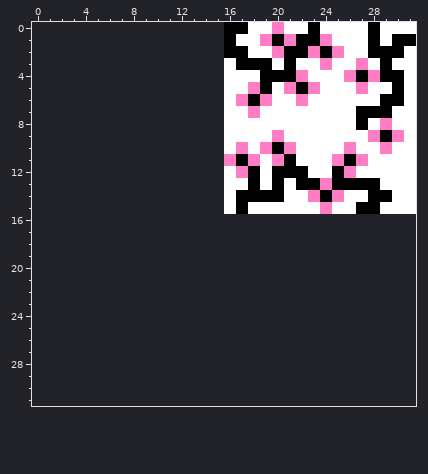
A pixel-art sprite gets an edit: samples/flowers.png. That is the earlier state.
The file is 16x16 pixels. The old version is drawn lined up with the new one, on the new canvas.
Now the later version:
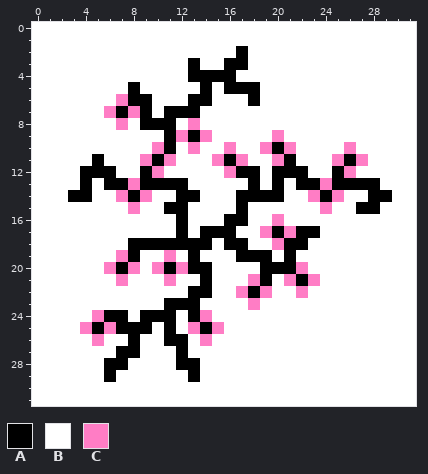
Palette (. is transparent): A #000000  B #ffffff  C #ff7dc5
Change:
canvas 16x16 -> 32x32, the old top-left corner now at 16,0
Changed rows in their new state; - is an unchanged pixel.
first column x 0:
 0 BBBBBBBBBBBBBBBBBB--B--B----B---
 1 BBBBBBBBBBBBBBBBB--BBBBBB---B-BB
 2 BBBBBBBBBBBBBBBBB---BBBBBB--BBB-
 3 BBBBBBBBBBBBBABBA-BB-B--B--B-B--
 4 BBBBBBBBBBBBBAAAA--BBBB---BBBBB-
 5 BBBBBBBBABBBBBABAAAB-BBB---B--B-
 6 BBBBBBBCAABBBAAB-B-B--B------BB-
 7 BBBBBBCACABAAABB--B--------BBB--
 8 BBBBBBBCBAAABCBB-----------B-B--
 9 BBBBBBBBBBBACACB------------BBB-
10 BBBBBBBBBBCABCBBCB-----------B--
11 BBBBBABBBCACBBBCACB-------------
12 BBBBAAABBACBBBBBCA--------------
13 BBBBABAACAAAABBB----------------
14 BBBAABBCACBBAABB----------------
15 BBBBBBBBCBBAABBB----------------
16 BBBBBBBBBBBBABBBAABBCBBBBBBBBBBB
17 BBBBBBBBBBBBABAAABBCACAABBBBBBBB
18 BBBBBBBBAAAAAAABAABBCAABBBBBBBBB
19 BBBBBBBCABBCBABBBAAABABBBBBBBBBB
20 BBBBBBCACBCACAABBBBAAACBBBBBBBBB
21 BBBBBBBCBBBCBBABBBCABCACBBBBBBBB
22 BBBBBBBBBBBBBAABBCACBBCBBBBBBBBB
23 BBBBBBBBBBBAAABBBBCBBBBBBBBBBBBB
24 BBBBBCAABAAABACBBBBBBBBBBBBBBBBB
25 BBBBCACAAABABCACBBBBBBBBBBBBBBBB
26 BBBBBCBBABBAABCBBBBBBBBBBBBBBBBB
27 BBBBBBBAABBBABBBBBBBBBBBBBBBBBBB
28 BBBBBBAABBBBAABBBBBBBBBBBBBBBBBB
29 BBBBBBABBBBBBABBBBBBBBBBBBBBBBBB
30 BBBBBBBBBBBBBBBBBBBBBBBBBBBBBBBB
31 BBBBBBBBBBBBBBBBBBBBBBBBBBBBBBBB
Where, in picture pixels (left, top, right, bottom), the same in both pictures:
changed: (32, 22, 416, 406)
